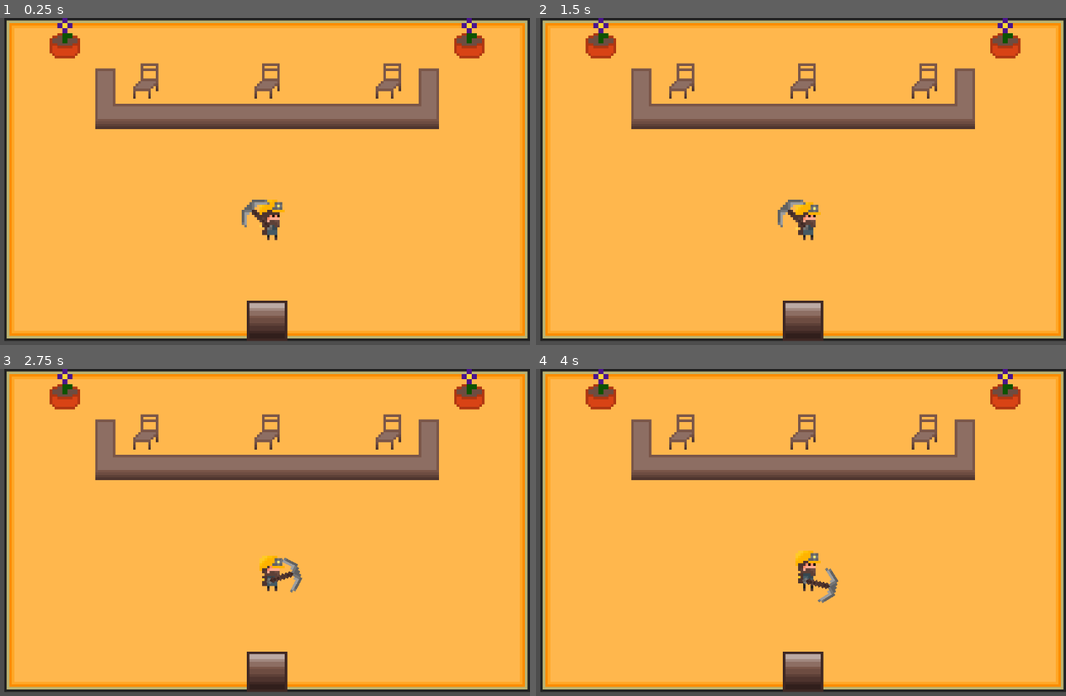
Above: before the commit, frames 1-4 (two rows, left to right).
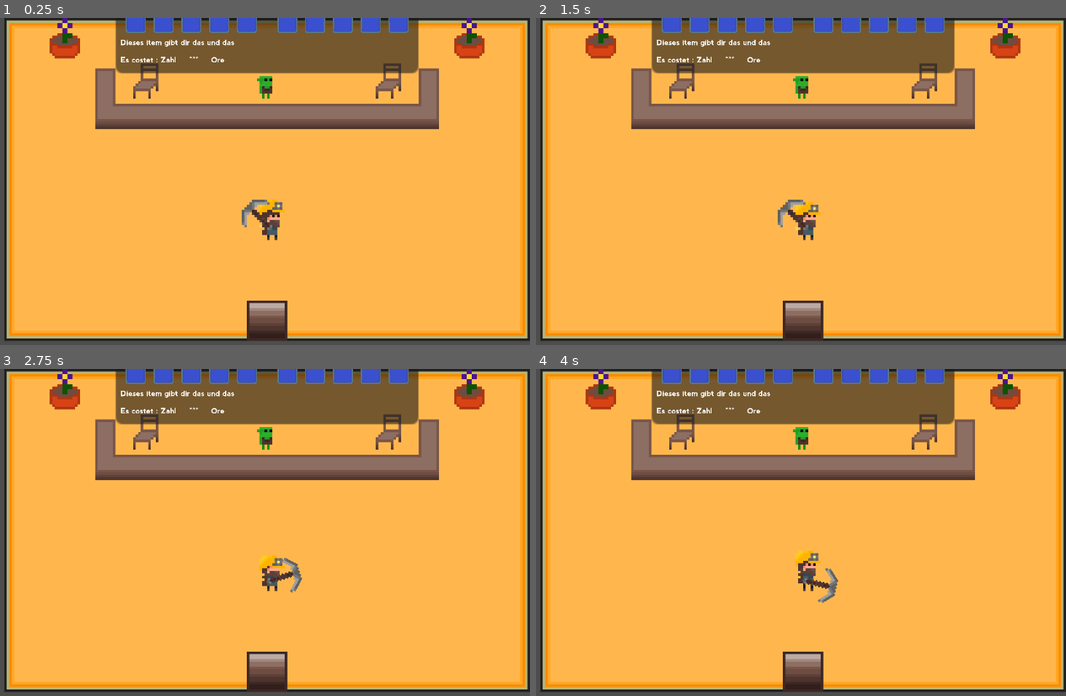
Above: after the commit, the same moments.

Repository: BLNGB/Miner
Game: Godot game, scene res://Nodes/Areas/InShop.tscn
Two runs of this game, one before a commit and one after it. Both use one fixed random seed, a clock stepped at 60 frames per second and the inputs below. This scene is started directly instead of the project's main scene.
Inputs (mouse positions are in pixels of both pictures, inside the frame that each line leads up to):
- Up to frame 1 (0.25 s): no input
- Up to frame 2 (1.5 s): click (673, 24) at 0.52 s; click (700, 24) at 1.27 s
- Up to frame 3 (2.75 s): click (190, 375) at 2.02 s
- Up to frame 4 (4 s): click (753, 375) at 2.77 s; click (785, 375) at 3.52 s

The runs differ from the first frame. In frame 1, 9.9% of the frame differs, in the area x 21-79%, y 0-25%; in frame 2, 9.9%; in frame 3, 9.9%; in frame 4, 9.9%.

Commit message:
Shop Keeper

Diff:
--- a/Nodes/Areas/InShop.tscn
+++ b/Nodes/Areas/InShop.tscn
@@ -1,9 +1,10 @@
-[gd_scene load_steps=9 format=3 uid="uid://de04ccwhxytr5"]
+[gd_scene load_steps=10 format=3 uid="uid://de04ccwhxytr5"]
 
 [ext_resource type="Script" path="res://Nodes/Areas/InShop.gd" id="1_6dowh"]
 [ext_resource type="Texture2D" uid="uid://b8sic1m5gkj3k" path="res://Sprites/Ground/InBuilding/ShopInnen.png" id="1_gokl6"]
 [ext_resource type="PackedScene" uid="uid://55koddjtc6jy" path="res://Nodes/Player/Player.tscn" id="1_xf14c"]
 [ext_resource type="PackedScene" uid="uid://cm37c27glpaov" path="res://Nodes/Objekts/Stairs/ShopStairs.tscn" id="3_gmal3"]
+[ext_resource type="PackedScene" uid="uid://drsgmofsk3u33" path="res://Nodes/NPCs/shop_keeper.tscn" id="5_ocrcq"]
 
 [sub_resource type="TileSetAtlasSource" id="TileSetAtlasSource_kc8fh"]
 texture = ExtResource("1_gokl6")
@@ -178,10 +179,13 @@
 [node name="TileMap2" type="TileMap" parent="Ground"]
 tile_set = SubResource("TileSet_3ssry")
 format = 2
-layer_0/tile_data = PackedInt32Array(131075, 327680, 4, 1310 …(148 unchanged characters)… 65546, 393216, 3, 65538, 393216, 3, 65542, 131072, 3, 65545, 131072, 3, 65539, 131072, 3, 11, 0, 3, 1, 0, 3)
+layer_0/tile_data = PackedInt32Array(131075, 327680, 4, 1310 …(148 unchanged characters)… 65546, 393216, 3, 65538, 393216, 3, 65545, 131072, 3, 65539, 131072, 3, 11, 0, 3, 1, 0, 3)
 
 [node name="Player" parent="." instance=ExtResource("1_xf14c")]
 position = Vector2(104, 80)
 
 [node name="ShopStairs" parent="." instance=ExtResource("3_gmal3")]
 position = Vector2(104, 120)
+
+[node name="ShopKeeper" parent="." instance=ExtResource("5_ocrcq")]
+position = Vector2(104, 24)
--- /dev/null
+++ b/Nodes/NPCs/shop_keeper.gd
@@ -0,0 +1 @@
+extends Area2D
--- /dev/null
+++ b/Nodes/NPCs/shop_keeper.tscn
@@ -0,0 +1,272 @@
+[gd_scene load_steps=14 format=3 uid="uid://drsgmofsk3u33"]
+
+[ext_resource type="Texture2D" uid="uid://cjuw0jj3mtede" path="res://Sprites/NPCs/ShopKeeper/ShopKeeperIdle.png" id="1_hgggq"]
+[ext_resource type="Script" path="res://Nodes/NPCs/shop_keeper.gd" id="1_todch"]
+[ext_resource type="Texture2D" uid="uid://curcyk63jq6wf" path="res://Sprites/NPCs/ShopKeeper/ItemButton.png" id="2_6gbg4"]
+[ext_resource type="FontFile" uid="uid://cs8itvsl4quvj" path="res://Sprites/NPCs/ShopKeeper/nevis.ttf" id="3_cthy5"]
+[ext_resource type="Texture2D" uid="uid://q3wn15dq38fv" path="res://Sprites/NPCs/ShopKeeper/PermStr.png" id="3_j4bhs"]
+[ext_resource type="Texture2D" uid="uid://c6ul2s13g5m6i" path="res://Sprites/NPCs/ShopKeeper/LvlCertificat.png" id="5_aqd8x"]
+
+[sub_resource type="AtlasTexture" id="AtlasTexture_glsba"]
+atlas = ExtResource("1_hgggq")
+region = Rect2(0, 0, 16, 16)
+
+[sub_resource type="AtlasTexture" id="AtlasTexture_624sm"]
+atlas = ExtResource("1_hgggq")
+region = Rect2(16, 0, 16, 16)
+
+[sub_resource type="AtlasTexture" id="AtlasTexture_aoiij"]
+atlas = ExtResource("1_hgggq")
+region = Rect2(32, 0, 16, 16)
+
+[sub_resource type="AtlasTexture" id="AtlasTexture_a8876"]
+atlas = ExtResource("1_hgggq")
+region = Rect2(48, 0, 16, 16)
+
+[sub_resource type="AtlasTexture" id="AtlasTexture_1rmwu"]
+atlas = ExtResource("1_hgggq")
+region = Rect2(64, 0, 16, 16)
+
+[sub_resource type="SpriteFrames" id="SpriteFrames_ig6in"]
+animations = [{
+"frames": [{
+"duration": 1.0,
+"texture": SubResource("AtlasTexture_glsba")
+}, {
+"duration": 1.0,
+"texture": SubResource("AtlasTexture_624sm")
+}, {
+"duration": 1.0,
+"texture": SubResource("AtlasTexture_aoiij")
+}, {
+"duration": 1.0,
+"texture": SubResource("AtlasTexture_a8876")
+}, {
+"duration": 1.0,
+"texture": SubResource("AtlasTexture_1rmwu")
+}],
+"loop": true,
+"name": &"Idle",
+"speed": 5.0
+}]
+
+[sub_resource type="RectangleShape2D" id="RectangleShape2D_pm8r2"]
+size = Vector2(20, 32)
+
+[node name="ShopKeeper" type="Area2D"]
+script = ExtResource("1_todch")
+
+[node name="Sprite" type="AnimatedSprite2D" parent="."]
+sprite_frames = SubResource("SpriteFrames_ig6in")
+animation = &"Idle"
+
+[node name="ShopHitBox" type="CollisionShape2D" parent="."]
+position = Vector2(0, 16)
+shape = SubResource("RectangleShape2D_pm8r2")
+
+[node name="ShopWindow" type="Control" parent="."]
+layout_mode = 3
+anchors_preset = 0
+offset_left = -64.0
+offset_top = -64.0
+offset_right = 64.0
+
+[node name="ItemList" type="ItemList" parent="ShopWindow"]
+layout_mode = 0
+offset_left = 4.0
+offset_top = 18.0
+offset_right = 124.0
+offset_bottom = 62.0
+
+[node name="Item1" type="TextureButton" parent="ShopWindow/ItemList"]
+layout_mode = 0
+offset_left = 4.0
+offset_top = 4.0
+offset_right = 36.0
+offset_bottom = 36.0
+scale = Vector2(0.25, 0.25)
+texture_normal = ExtResource("3_j4bhs")
+
+[node name="Item2" type="TextureButton" parent="ShopWindow/ItemList"]
+layout_mode = 0
+offset_left = 15.0
+offset_top = 4.0
+offset_right = 47.0
+offset_bottom = 36.0
+scale = Vector2(0.25, 0.25)
+texture_normal = ExtResource("2_6gbg4")
+
+[node name="Item3" type="TextureButton" parent="ShopWindow/ItemList"]
+layout_mode = 0
+offset_left = 48.0
+offset_top = 4.0
+offset_right = 80.0
+offset_bottom = 36.0
+scale = Vector2(0.25, 0.25)
+texture_normal = ExtResource("2_6gbg4")
+
+[node name="Item4" type="TextureButton" parent="ShopWindow/ItemList"]
+layout_mode = 0
+offset_left = 37.0
+offset_top = 4.0
+offset_right = 69.0
+offset_bottom = 36.0
+scale = Vector2(0.25, 0.25)
+texture_normal = ExtResource("2_6gbg4")
+
+[node name="Item5" type="TextureButton" parent="ShopWindow/ItemList"]
+layout_mode = 0
+offset_left = 26.0
+offset_top = 4.0
+offset_right = 58.0
+offset_bottom = 36.0
+scale = Vector2(0.25, 0.25)
+texture_normal = ExtResource("2_6gbg4")
+
+[node name="Item6" type="TextureButton" parent="ShopWindow/ItemList"]
+layout_mode = 0
+offset_left = 64.0
+offset_top = 4.0
+offset_right = 96.0
+offset_bottom = 36.0
+scale = Vector2(0.25, 0.25)
+texture_normal = ExtResource("2_6gbg4")
+
+[node name="Item7" type="TextureButton" parent="ShopWindow/ItemList"]
+layout_mode = 0
+offset_left = 75.0
+offset_top = 4.0
+offset_right = 107.0
+offset_bottom = 36.0
+scale = Vector2(0.25, 0.25)
+texture_normal = ExtResource("2_6gbg4")
+
+[node name="Item8" type="TextureButton" parent="ShopWindow/ItemList"]
+layout_mode = 0
+offset_left = 86.0
+offset_top = 4.0
+offset_right = 118.0
+offset_bottom = 36.0
+scale = Vector2(0.25, 0.25)
+texture_normal = ExtResource("2_6gbg4")
+
+[node name="Item9" type="TextureButton" parent="ShopWindow/ItemList"]
+layout_mode = 0
+offset_left = 97.0
+offset_top = 4.0
+offset_right = 129.0
+offset_bottom = 36.0
+scale = Vector2(0.25, 0.25)
+texture_normal = ExtResource("2_6gbg4")
+
+[node name="Item10" type="TextureButton" parent="ShopWindow/ItemList"]
+layout_mode = 0
+offset_left = 108.0
+offset_top = 4.0
+offset_right = 140.0
+offset_bottom = 36.0
+scale = Vector2(0.25, 0.25)
+texture_normal = ExtResource("5_aqd8x")
+
+[node name="Item11" type="TextureButton" parent="ShopWindow/ItemList"]
+layout_mode = 0
+offset_left = 4.0
+offset_top = 20.0
+offset_right = 36.0
+offset_bottom = 52.0
+scale = Vector2(0.25, 0.25)
+texture_normal = ExtResource("2_6gbg4")
+
+[node name="Item12" type="TextureButton" parent="ShopWindow/ItemList"]
+layout_mode = 0
+offset_left = 15.0
+offset_top = 20.0
+offset_right = 47.0
+offset_bottom = 52.0
+scale = Vector2(0.25, 0.25)
+texture_normal = ExtResource("2_6gbg4")
+
+[node name="Item13" type="TextureButton" parent="ShopWindow/ItemList"]
+layout_mode = 0
+offset_left = 26.0
+offset_top = 20.0
+offset_right = 58.0
+offset_bottom = 52.0
+scale = Vector2(0.25, 0.25)
+texture_normal = ExtResource("2_6gbg4")
+
+[node name="Item14" type="TextureButton" parent="ShopWindow/ItemList"]
+layout_mode = 0
+offset_left = 37.0
+offset_top = 20.0
+offset_right = 69.0
+offset_bottom = 52.0
+scale = Vector2(0.25, 0.25)
+texture_normal = ExtResource("2_6gbg4")
+
+[node name="Item15" type="TextureButton" parent="ShopWindow/ItemList"]
+layout_mode = 0
+offset_left = 48.0
+offset_top = 20.0
+offset_right = 80.0
+offset_bottom = 52.0
+scale = Vector2(0.25, 0.25)
+texture_normal = ExtResource("2_6gbg4")
+
+[node name="Item16" type="TextureButton" parent="ShopWindow/ItemList"]
+layout_mode = 0
+offset_left = 64.0
+offset_top = 20.0
+offset_right = 96.0
+offset_bottom = 52.0
+scale = Vector2(0.25, 0.25)
+texture_normal = ExtResource("2_6gbg4")
+
+[node name="Item17" type="TextureButton" parent="ShopWindow/ItemList"]
+layout_mode = 0
+offset_left = 75.0
+offset_top = 20.0
+offset_right = 107.0
+offset_bottom = 52.0
+scale = Vector2(0.25, 0.25)
+texture_normal = ExtResource("2_6gbg4")
+
+[node name="Item18" type="TextureButton" parent="ShopWindow/ItemList"]
+layout_mode = 0
+offset_left = 86.0
+offset_top = 20.0
+offset_right = 118.0
+offset_bottom = 52.0
+scale = Vector2(0.25, 0.25)
+texture_normal = ExtResource("2_6gbg4")
+
+[node name="Item19" type="TextureButton" parent="ShopWindow/ItemList"]
+layout_mode = 0
+offset_left = 97.0
+offset_top = 20.0
+offset_right = 129.0
+offset_bottom = 52.0
+scale = Vector2(0.25, 0.25)
+texture_normal = ExtResource("2_6gbg4")
+
+[node name="Iteem20" type="TextureButton" parent="ShopWindow/ItemList"]
+layout_mode = 0
+offset_left = 108.0
+offset_top = 20.0
+offset_right = 140.0
+offset_bottom = 52.0
+scale = Vector2(0.25, 0.25)
+texture_normal = ExtResource("2_6gbg4")
+
+[node name="PriceText" type="Label" parent="ShopWindow/ItemList"]
+layout_mode = 0
+offset_left = 2.0
+offset_top = 30.0
+offset_right = 3869.0
+offset_bottom = 430.0
+scale = Vector2(0.03, 0.03)
+theme_override_fonts/font = ExtResource("3_cthy5")
+theme_override_font_sizes/font_size = 100
+text = "Dieses item gibt dir das und das
+
+Es costet : Zahl     \"\"\"     Ore"
Binary file added: Sprites/NPCs/ShopKeeper/ItemButton.aseprite
Binary file added: Sprites/NPCs/ShopKeeper/ItemButton.png
Not shown, added: Sprites/NPCs/ShopKeeper/ItemButton.png.import
Binary file added: Sprites/NPCs/ShopKeeper/LvlCertificat.png
Not shown, added: Sprites/NPCs/ShopKeeper/LvlCertificat.png.import
Binary file added: Sprites/NPCs/ShopKeeper/PermStr.png
Not shown, added: Sprites/NPCs/ShopKeeper/PermStr.png.import
Binary file added: Sprites/NPCs/ShopKeeper/nevis.ttf
Not shown, added: Sprites/NPCs/ShopKeeper/nevis.ttf.import
